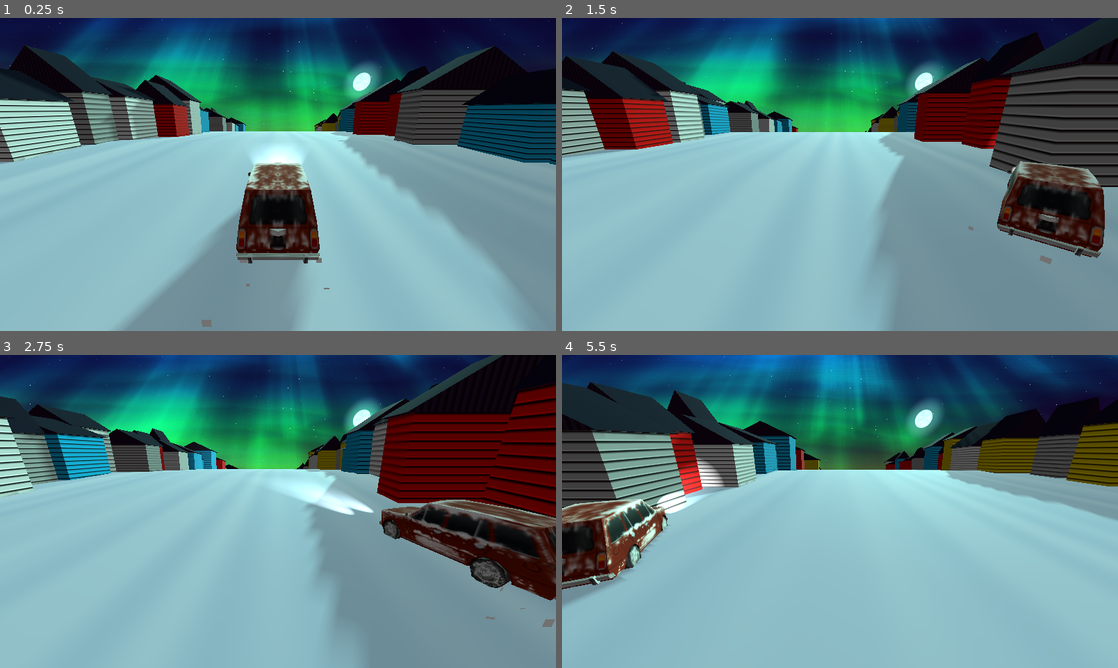
Above: before the commit, frames 1-4 (two rows, left to right).
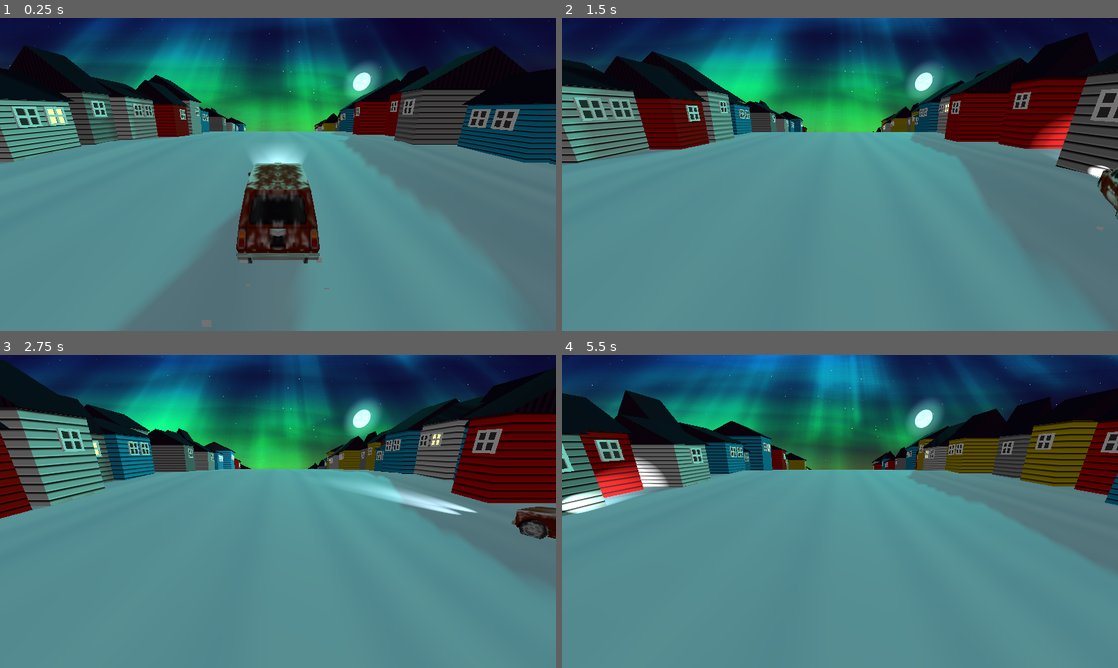
Above: after the commit, the same moments.

Repository: bjornarprytz/waves
Game: Godot game, scene res://main.tscn
Same seed, same stepped clock (60 frames per second), same inputs: the game is played once before the commit and once after it.
Inputs:
- Up to frame 1 (0.25 s): no input
- Up to frame 2 (1.5 s): hold Right (ui_right) 0.53-1.28 s; hold Left (ui_left) from 1.28 s (still down)
- Up to frame 3 (2.75 s): release Left (ui_left) at 2.03 s; hold Right (ui_right) from 2.03 s (still down)
- Up to frame 4 (5.5 s): release Right (ui_right) at 3.53 s; hold Left (ui_left) from 3.53 s (still down)

The runs differ from the first frame. In frame 1, 63% of the frame differs, in the area x 0-100%, y 8-100%; in frame 2, 74%; in frame 3, 78%, in the area x 0-100%, y 0-100%; in frame 4, 76%.

Commit message:
windows emit light

Diff:
--- a/src/building.gd
+++ b/src/building.gd
@@ -1,17 +1,22 @@
 class_name Building
 extends Node3D
+
+var window_spawner = preload("res://window.tscn")
 
 @onready var house: MeshInstance3D = %House
 @onready var roof: MeshInstance3D = %Roof
 
+var height: float
+var width: float
+var length: float
 
 func _ready() -> void:
 	_randomize()
 
 func _randomize():
-	var height = randf_range(2.0, 4.0)
-	var width = randf_range(1.0, 4.0)
-	var length = randf_range(1.0, 2.0)
+	height = randf_range(2.0, 4.0)
+	width = randf_range(1.0, 4.0)
+	length = randf_range(1.0, 2.0)
 
 	house.scale = Vector3(width, height, length)
 
@@ -36,3 +41,20 @@
 	mat.albedo_color = random_color
 	# Use set_surface_override_material on the MeshInstance3D, not the mesh
 	house.set_surface_override_material(0, mat)
+
+func add_windows(left_side: bool) -> void:
+	# Place one or two windows (at half scale) around the middle of the inward face
+	var n_windows = 1
+	if length > 1.5:
+		n_windows = 2
+
+	for w in range(n_windows):
+		var y_offset = ((length * 0.5) - (n_windows * 0.59) + (w * .69))
+		var vertical_placement = ((height / 2) * .69)
+		var side = 1 if left_side else -1
+		var window_instance = window_spawner.instantiate() as HouseWindow
+
+		add_child(window_instance)
+		window_instance.scale = Vector3(0.5, 0.5, 0.5)
+		window_instance.position = Vector3(side * (width * 0.5), vertical_placement, y_offset)
+		window_instance.rotation = Vector3(0, deg_to_rad(90 * side), 0)
--- a/src/car.gd
+++ b/src/car.gd
@@ -23,37 +23,37 @@
 
 
 func _process(delta: float) -> void:
-    var left_pressed = Input.is_action_pressed("ui_left")
-    var right_pressed = Input.is_action_pressed("ui_right")
+	var left_pressed = Input.is_action_pressed("ui_left")
+	var right_pressed = Input.is_action_pressed("ui_right")
 
-    inertia = lerp(inertia, momentum, delta * 5.0)
+	inertia = lerp(inertia, momentum, delta * 5.0)
 
 
-    # Apply rubber band force when past bounds
-    if self.position.x < left_bound:
-        var distance_past = left_bound - self.position.x
-        extra_momentum += rubber_band_strength * distance_past * delta
-        momentum = move_toward(momentum, 0.0, delta * deceleration)
-    elif self.position.x > right_bound:
-        var distance_past = self.position.x - right_bound
-        extra_momentum -= rubber_band_strength * distance_past * delta
-        momentum = move_toward(momentum, 0.0, delta * deceleration)
-    else:
-        extra_momentum = move_toward(extra_momentum, 0.0, delta * rubber_band_strength)
-        if left_pressed:
-            if (momentum > 0.0):
-                momentum += inertia * 0.5 * delta
-            momentum -= (acceleration * delta)
-        elif right_pressed:
-            if (momentum < 0.0):
-                momentum -= inertia * 0.5 * delta
-            momentum += (acceleration * delta)
-        else:
-            momentum = move_toward(momentum, 0.0, delta * deceleration)
+	# Apply rubber band force when past bounds
+	if self.position.x < left_bound:
+		var distance_past = left_bound - self.position.x
+		extra_momentum += rubber_band_strength * distance_past * delta
+		momentum = move_toward(momentum, 0.0, delta * deceleration)
+	elif self.position.x > right_bound:
+		var distance_past = self.position.x - right_bound
+		extra_momentum -= rubber_band_strength * distance_past * delta
+		momentum = move_toward(momentum, 0.0, delta * deceleration)
+	else:
+		extra_momentum = move_toward(extra_momentum, 0.0, delta * rubber_band_strength)
+		if left_pressed:
+			if (momentum > 0.0):
+				momentum += inertia * 0.5 * delta
+			momentum -= (acceleration * delta)
+		elif right_pressed:
+			if (momentum < 0.0):
+				momentum -= inertia * 0.5 * delta
+			momentum += (acceleration * delta)
+		else:
+			momentum = move_toward(momentum, 0.0, delta * deceleration)
 
 
-    momentum = clamp(momentum, -max_momentum, max_momentum)
+	momentum = clamp(momentum, -max_momentum, max_momentum)
 
-    # Move self based on momentum
-    self.position.x += (momentum + extra_momentum) * delta
-    self.rotation.y = - (momentum + extra_momentum) * .169
+	# Move self based on momentum
+	self.position.x += (momentum + extra_momentum) * delta
+	self.rotation.y = - (momentum + extra_momentum) * .169
--- a/src/ground.gd
+++ b/src/ground.gd
@@ -58,3 +58,5 @@
 			# Create basis: X=right, Y=up(outward), Z=-forward
 			var b = Basis(right, outward, -forward)
 			bldg_instance.basis = b
+
+			bldg_instance.add_windows(is_left)
--- a/src/main.gd
+++ b/src/main.gd
@@ -8,4 +8,4 @@
 func _process(delta: float) -> void:
 	# Strafe the camera based on the car's position
 	var target_x = car.position.x * 0.5
-	camera.position.x = lerp(camera.position.x, target_x, delta * 5.0)
+	#camera.position.x = lerp(camera.position.x, target_x, delta * 5.0)
--- a/src/main.tscn
+++ b/src/main.tscn
@@ -52,7 +52,7 @@
 
 [node name="Moon" type="DirectionalLight3D" parent="."]
 transform = Transform3D(-0.92512363, -0.093173444, 0.3680557, -4.1320217e-08, 0.96941966, 0.24540879, -0.3796659, 0.2270335, -0.896833, 0, 0, -69.9392)
-light_color = Color(0.6256624, 0.9999997, 0.8915878, 1)
+light_color = Color(1.5883148e-06, 0.54654634, 0.44373995, 1)
 light_angular_distance = 14.15
 shadow_enabled = true
 shadow_opacity = 0.69
--- /dev/null
+++ b/src/window.gd
@@ -0,0 +1,14 @@
+class_name HouseWindow
+extends Node3D
+
+@onready var pane: MeshInstance3D = %Pane
+
+func _ready() -> void:
+	if (randf() < 0.1):
+		turn_on_light()
+
+func turn_on_light() -> void:
+	# Set emission to true
+	var mat = pane.mesh.surface_get_material(0).duplicate() as StandardMaterial3D
+	mat.emission_enabled = true
+	pane.set_surface_override_material(0, mat)
--- /dev/null
+++ b/src/window.tscn
@@ -0,0 +1,52 @@
+[gd_scene load_steps=6 format=3 uid="uid://dub4kkmxs8g6s"]
+
+[ext_resource type="Script" uid="uid://cccjrxoor7ktv" path="res://window.gd" id="1_mvsta"]
+
+[sub_resource type="StandardMaterial3D" id="StandardMaterial3D_3ebo7"]
+albedo_color = Color(0.26657522, 0.2665752, 0.2665752, 1)
+emission = Color(0.45826262, 0.25049698, 0.07211808, 1)
+emission_energy_multiplier = 8.1
+disable_receive_shadows = true
+
+[sub_resource type="BoxMesh" id="BoxMesh_3ebo7"]
+material = SubResource("StandardMaterial3D_3ebo7")
+size = Vector3(1, 1, 0.1)
+
+[sub_resource type="StandardMaterial3D" id="StandardMaterial3D_mvsta"]
+
+[sub_resource type="BoxMesh" id="BoxMesh_hjewq"]
+material = SubResource("StandardMaterial3D_mvsta")
+size = Vector3(0.115, 1, 0.2)
+
+[node name="Window" type="Node3D"]
+script = ExtResource("1_mvsta")
+
+[node name="Pane" type="MeshInstance3D" parent="."]
+unique_name_in_owner = true
+transform = Transform3D(-1, 0, 8.742278e-08, 0, 1, 0, -8.742278e-08, 0, -1, 0.0063523343, 0, -0.002979653)
+layers = 2
+mesh = SubResource("BoxMesh_3ebo7")
+
+[node name="Frame" type="MeshInstance3D" parent="."]
+transform = Transform3D(-1, 0, 8.742278e-08, 0, 1, 0, -8.742278e-08, 0, -1, 0.45734933, 0, -0.0075520943)
+mesh = SubResource("BoxMesh_hjewq")
+
+[node name="Frame2" type="MeshInstance3D" parent="."]
+transform = Transform3D(-1, 0, 8.742278e-08, 0, 1, 0, -8.742278e-08, 0, -1, -0.4382688, 0, -0.0075521725)
+mesh = SubResource("BoxMesh_hjewq")
+
+[node name="Frame3" type="MeshInstance3D" parent="."]
+transform = Transform3D(4.371139e-08, 1, 8.742278e-08, 1, -4.371139e-08, 0, 3.821371e-15, 8.742278e-08, -1, -0.00079994486, -0.44287223, 0.0050690896)
+mesh = SubResource("BoxMesh_hjewq")
+
+[node name="Frame5" type="MeshInstance3D" parent="."]
+transform = Transform3D(4.371139e-08, 1, 8.742278e-08, 1, -4.371139e-08, 0, 3.821371e-15, 8.742278e-08, -1, -0.00079994486, 0.01651147, 0.0050690896)
+mesh = SubResource("BoxMesh_hjewq")
+
+[node name="Frame6" type="MeshInstance3D" parent="."]
+transform = Transform3D(1, -8.742278e-08, 8.742278e-08, -8.742278e-08, -1, 0, 8.742278e-08, -7.642742e-15, -1, -0.00079994486, -0.003533095, 0.0050690896)
+mesh = SubResource("BoxMesh_hjewq")
+
+[node name="Frame4" type="MeshInstance3D" parent="."]
+transform = Transform3D(4.371139e-08, 1, 8.742278e-08, 1, -4.371139e-08, 0, 3.821371e-15, 8.742278e-08, -1, -0.00079990574, 0.44389942, -0.0075521343)
+mesh = SubResource("BoxMesh_hjewq")
Not shown, added: src/window.gd.uid
Not shown, changed: readme.md
Not shown, added: src/building.tscn2636893291.tmp
